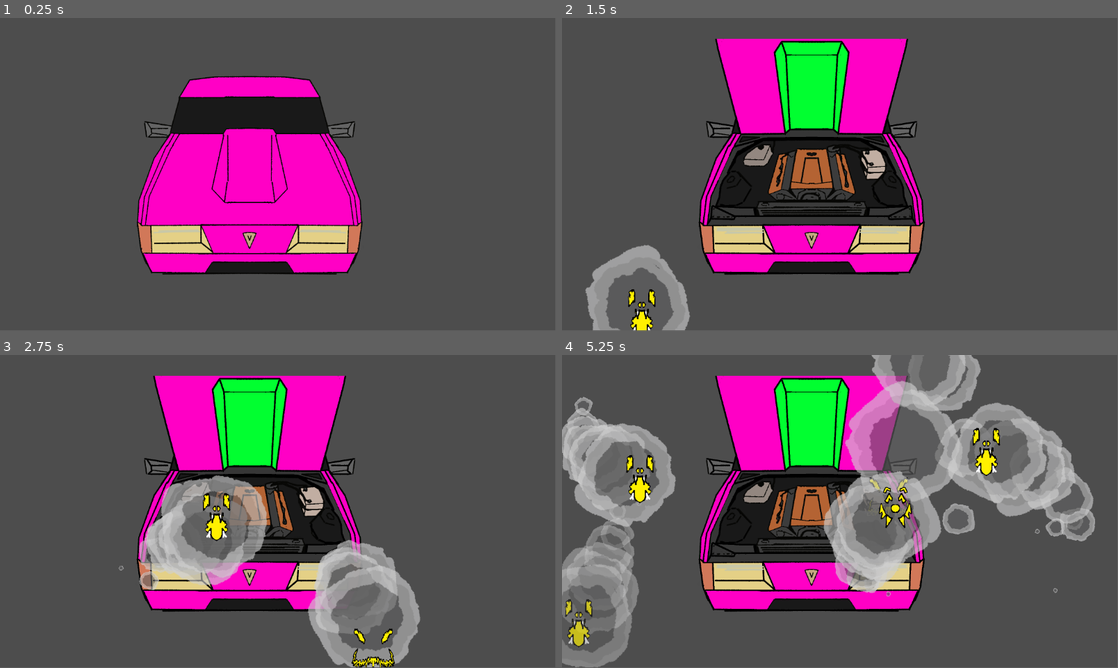
Above: before the commit, frames 1-4 (two rows, left to right).
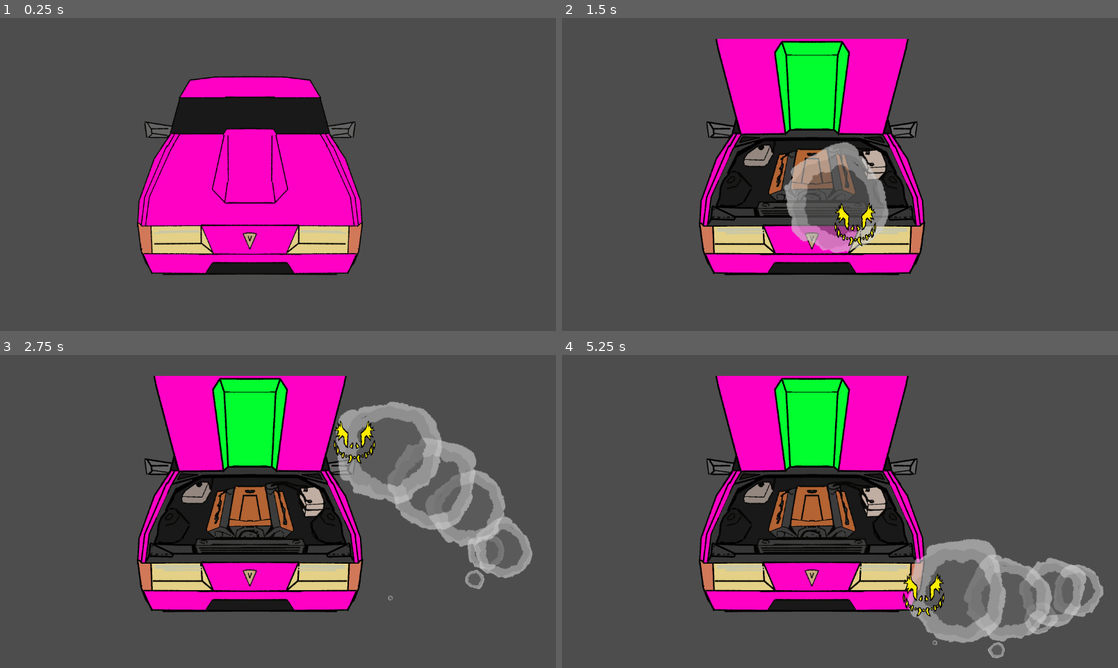
Above: after the commit, the same moments.

Repository: wildp4nts/gamemacgameface
Game: Godot game, scene res://game_scene.tscn
The game is run twice, just before and just after one commit, with the same random seed, the same clock (stepped at 60 frames per second) and the same inputs.
Inputs (mouse positions are in pixels of both pictures, inside the frame that each line leads up to):
- Up to frame 1 (0.25 s): no input
- Up to frame 2 (1.5 s): tap Enter at 0.5 s; move the mouse to (812, 180) at 0.52 s; click (812, 180) at 0.6 s; tap Space at 1.25 s; move the mouse to (812, 161) at 1.27 s; click (812, 161) at 1.35 s
- Up to frame 3 (2.75 s): click (250, 498) at 2.1 s
- Up to frame 4 (5.25 s): click (812, 498) at 2.85 s; click (812, 498) at 3.6 s; click (812, 498) at 4.35 s; move the mouse to (595, 586) at 5.02 s; click (595, 586) at 5.1 s
In our replay, the window is 799x449 before the commit and 800x450 after it. These sizes can differ from the game's own. Grey fills any space a smaller window leaves; there, only what the larger window draws over its background counts as a difference.

The runs differ from the first frame. In frame 1, 2.3% of the frame differs, in the area x 24-66%, y 18-83%; in frame 2, 9.2%; in frame 3, 20%; in frame 4, 34%, in the area x 0-98%, y 0-100%.

Commit message:
engine bay

Diff:
--- /dev/null
+++ b/classes/Car/engine_bay.tscn
@@ -0,0 +1,31 @@
+[gd_scene load_steps=8 format=3 uid="uid://dhwdo8wn1d4jx"]
+
+[ext_resource type="Texture2D" uid="uid://tdp6gx8m5ri5" path="res://assets/CAR/ENGINEBAY/BAY.png" id="1_dje1w"]
+[ext_resource type="Texture2D" uid="uid://oirrgvpwfrrd" path="res://assets/CAR/ENGINEBAY/BAYFRONT.png" id="2_ogig3"]
+[ext_resource type="PackedScene" uid="uid://fgge3d5dmw8x" path="res://classes/Car/engine_bay/fusebox.tscn" id="2_pyp8o"]
+[ext_resource type="PackedScene" uid="uid://bhgawi6hitohc" path="res://classes/Car/engine_bay/battery.tscn" id="3_nw4y2"]
+[ext_resource type="PackedScene" uid="uid://c6eqoqwbjs5f4" path="res://classes/Car/engine_bay/engine.tscn" id="4_iwcl1"]
+[ext_resource type="PackedScene" uid="uid://c4ri82rg5jd77" path="res://classes/Car/engine_bay/radiator.tscn" id="5_n321p"]
+[ext_resource type="PackedScene" uid="uid://phnj1vgcko4p" path="res://classes/Car/engine_bay/watertank.tscn" id="6_wg2m0"]
+
+[node name="Engine Bay" type="Node2D"]
+
+[node name="bay" type="Sprite2D" parent="."]
+texture = ExtResource("1_dje1w")
+centered = false
+
+[node name="Battery" parent="." instance=ExtResource("3_nw4y2")]
+offset_right = 1024.0
+offset_bottom = 1024.0
+
+[node name="Fusebox" parent="." instance=ExtResource("2_pyp8o")]
+
+[node name="Engine" parent="." instance=ExtResource("4_iwcl1")]
+
+[node name="Radiator" parent="." instance=ExtResource("5_n321p")]
+
+[node name="Watertank" parent="." instance=ExtResource("6_wg2m0")]
+
+[node name="bay_front" type="Sprite2D" parent="."]
+texture = ExtResource("2_ogig3")
+centered = false
--- /dev/null
+++ b/classes/Car/engine_bay/battery.tscn
@@ -0,0 +1,30 @@
+[gd_scene load_steps=7 format=3 uid="uid://bhgawi6hitohc"]
+
+[ext_resource type="Texture2D" uid="uid://cyesrauhhrrqn" path="res://assets/CAR/ENGINEBAY/BATTERY/MAIN.png" id="1_ndtlm"]
+[ext_resource type="Script" path="res://classes/Car/engine_bay/normal_to_bitmap.gd" id="2_ovvnw"]
+[ext_resource type="Texture2D" uid="uid://c55ac1hkkel5h" path="res://assets/CAR/ENGINEBAY/BATTERY/WIRES.png" id="3_8d01t"]
+[ext_resource type="Texture2D" uid="uid://cnsy0smq86kmi" path="res://assets/CAR/ENGINEBAY/BATTERY/BRACKET.png" id="3_iile3"]
+[ext_resource type="Texture2D" uid="uid://o6ywhcruouvy" path="res://assets/CAR/ENGINEBAY/BATTERY/STICKER.png" id="4_cb15t"]
+
+[sub_resource type="BitMap" id="BitMap_yyn1y"]
+
+[node name="Battery" type="TextureButton"]
+texture_normal = ExtResource("1_ndtlm")
+texture_click_mask = SubResource("BitMap_yyn1y")
+script = ExtResource("2_ovvnw")
+node_name = "wires"
+
+[node name="wires" type="Sprite2D" parent="."]
+visible = false
+texture = ExtResource("3_8d01t")
+centered = false
+
+[node name="bracket" type="Sprite2D" parent="."]
+texture = ExtResource("3_iile3")
+centered = false
+
+[node name="sticker" type="Sprite2D" parent="."]
+texture = ExtResource("4_cb15t")
+centered = false
+
+[connection signal="pressed" from="." to="." method="_on_pressed"]
--- /dev/null
+++ b/classes/Car/engine_bay/engine.tscn
@@ -0,0 +1,25 @@
+[gd_scene load_steps=6 format=3 uid="uid://c6eqoqwbjs5f4"]
+
+[ext_resource type="Texture2D" uid="uid://cpn2h42ele3qu" path="res://assets/CAR/ENGINEBAY/ENGINE1/BASE.png" id="1_ilj1f"]
+[ext_resource type="Script" path="res://classes/Car/engine_bay/normal_to_bitmap.gd" id="2_ah40j"]
+[ext_resource type="Texture2D" uid="uid://c5c5vtkx4pvie" path="res://assets/CAR/ENGINEBAY/ENGINE1/UPPER.png" id="3_j31s2"]
+[ext_resource type="Texture2D" uid="uid://cwbi1wxvu607f" path="res://assets/CAR/ENGINEBAY/ENGINE1/COVER1.png" id="4_iemoh"]
+
+[sub_resource type="BitMap" id="BitMap_gkld7"]
+
+[node name="Engine" type="TextureButton"]
+texture_normal = ExtResource("1_ilj1f")
+texture_click_mask = SubResource("BitMap_gkld7")
+script = ExtResource("2_ah40j")
+node_name = "cover"
+
+[node name="upper" type="Sprite2D" parent="."]
+texture = ExtResource("3_j31s2")
+centered = false
+
+[node name="cover" type="Sprite2D" parent="."]
+visible = false
+texture = ExtResource("4_iemoh")
+centered = false
+
+[connection signal="pressed" from="." to="." method="_on_pressed"]
--- /dev/null
+++ b/classes/Car/engine_bay/fusebox.tscn
@@ -0,0 +1,27 @@
+[gd_scene load_steps=6 format=3 uid="uid://fgge3d5dmw8x"]
+
+[ext_resource type="Texture2D" uid="uid://i0ujn4mwx7q2" path="res://assets/CAR/ENGINEBAY/FUSEBOX/FUSEBOX.png" id="1_58fu2"]
+[ext_resource type="Script" path="res://classes/Car/engine_bay/normal_to_bitmap.gd" id="2_gyjjb"]
+[ext_resource type="Texture2D" uid="uid://cha44771paffm" path="res://assets/CAR/ENGINEBAY/FUSEBOX/LID.png" id="3_emdn2"]
+[ext_resource type="Texture2D" uid="uid://4dgr4428gtlh" path="res://assets/CAR/ENGINEBAY/FUSEBOX/LIDSTICKER.png" id="4_pruml"]
+
+[sub_resource type="BitMap" id="BitMap_ee7vx"]
+
+[node name="Fusebox" type="TextureButton"]
+texture_normal = ExtResource("1_58fu2")
+texture_click_mask = SubResource("BitMap_ee7vx")
+script = ExtResource("2_gyjjb")
+node_name = "sticker_lid"
+
+[node name="sticker_lid" type="Node2D" parent="."]
+visible = false
+
+[node name="lid" type="Sprite2D" parent="sticker_lid"]
+texture = ExtResource("3_emdn2")
+centered = false
+
+[node name="lidsticker" type="Sprite2D" parent="sticker_lid"]
+texture = ExtResource("4_pruml")
+centered = false
+
+[connection signal="pressed" from="." to="." method="_on_pressed"]
--- /dev/null
+++ b/classes/Car/engine_bay/normal_to_bitmap.gd
@@ -0,0 +1,12 @@
+extends TextureButton
+
+@export var node_name : String
+
+func _ready():
+	texture_click_mask.create_from_image_alpha(texture_normal.get_image())
+
+
+
+func _on_pressed():
+	get_node(node_name).visible = true
+	disabled = true
--- /dev/null
+++ b/classes/Car/engine_bay/radiator.tscn
@@ -0,0 +1,20 @@
+[gd_scene load_steps=5 format=3 uid="uid://c4ri82rg5jd77"]
+
+[ext_resource type="Texture2D" uid="uid://dsn2mxr8axo3i" path="res://assets/CAR/ENGINEBAY/RADIATOR/MAIN.png" id="1_5kp25"]
+[ext_resource type="Script" path="res://classes/Car/engine_bay/normal_to_bitmap.gd" id="2_s02wy"]
+[ext_resource type="Texture2D" uid="uid://c2txvopx5efxd" path="res://assets/CAR/ENGINEBAY/RADIATOR/CAP.png" id="3_g458i"]
+
+[sub_resource type="BitMap" id="BitMap_tsegr"]
+
+[node name="Radiator" type="TextureButton"]
+texture_normal = ExtResource("1_5kp25")
+texture_click_mask = SubResource("BitMap_tsegr")
+script = ExtResource("2_s02wy")
+node_name = "cap"
+
+[node name="cap" type="Sprite2D" parent="."]
+visible = false
+texture = ExtResource("3_g458i")
+centered = false
+
+[connection signal="pressed" from="." to="." method="_on_pressed"]
--- /dev/null
+++ b/classes/Car/engine_bay/watertank.tscn
@@ -0,0 +1,20 @@
+[gd_scene load_steps=5 format=3 uid="uid://phnj1vgcko4p"]
+
+[ext_resource type="Texture2D" uid="uid://c84hr2qmmifl2" path="res://assets/CAR/ENGINEBAY/WATERTANK/WATERTANK.png" id="1_io7qh"]
+[ext_resource type="Script" path="res://classes/Car/engine_bay/normal_to_bitmap.gd" id="2_gmyrv"]
+[ext_resource type="Texture2D" uid="uid://c6drhtr3vkvmv" path="res://assets/CAR/ENGINEBAY/WATERTANK/CAP.png" id="3_cip3d"]
+
+[sub_resource type="BitMap" id="BitMap_uj843"]
+
+[node name="Watertank" type="TextureButton"]
+texture_normal = ExtResource("1_io7qh")
+texture_click_mask = SubResource("BitMap_uj843")
+script = ExtResource("2_gmyrv")
+node_name = "cap"
+
+[node name="cap" type="Sprite2D" parent="."]
+visible = false
+texture = ExtResource("3_cip3d")
+centered = false
+
+[connection signal="pressed" from="." to="." method="_on_pressed"]
--- a/classes/CarPart.gd
+++ b/classes/CarPart.gd
@@ -3,6 +3,8 @@
 extends Sprite2D
 
 signal clicked_on
+
+var already_clicked_on : bool = false
 
 var mouse_in : bool = false
 
@@ -15,7 +17,8 @@
 # Called every frame. 'delta' is the elapsed time since the previous frame.
 func _process(_delta):
 	if Input.is_action_just_pressed("mouse_click") and mouse_in:
-		clicked_on.emit()
+		clicked_on.emit(already_clicked_on)
+		already_clicked_on = true
 
 
 func _on_static_body_2d_mouse_entered():
--- a/classes/car.gd
+++ b/classes/car_old.gd
@@ -19,7 +19,7 @@
 	var car_parts : Array[Node] = get_tree().get_nodes_in_group("car_part")
 	enemies_to_spawn = randi_range(min_enemies_count, car_parts.size())
 	enemies_to_defeat = enemies_to_spawn
-	print(enemies_to_defeat)
+	print("enemies:" + str(enemies_to_defeat))
 	for car_part in car_parts:
 		car_part.clicked_on.connect(_on_clicked_on_part)
 
@@ -45,8 +45,8 @@
 	mouse_in = false
 
 
-func _on_clicked_on_part():
-	if (enemies_to_spawn <= 0):
+func _on_clicked_on_part(already_clicked_on : bool):
+	if (enemies_to_spawn <= 0 || already_clicked_on):
 		return
 
 	var instance : Node = enemies[randi_range(0,enemies.size() - 1)].instantiate()
--- a/classes/car.tscn
+++ b/classes/car_old.tscn
@@ -1,6 +1,6 @@
 [gd_scene load_steps=10 format=3 uid="uid://coa0k7irphlrs"]
 
-[ext_resource type="Script" path="res://classes/car.gd" id="1_un06v"]
+[ext_resource type="Script" path="res://classes/car_old.gd" id="1_un06v"]
 [ext_resource type="Texture2D" uid="uid://tikuuohetxd0" path="res://assets/CAR_PLACEHOLDER_CLOSED.png" id="2_34u38"]
 [ext_resource type="PackedScene" uid="uid://di11arkaki8vf" path="res://classes/car_part.tscn" id="2_uc5g2"]
 [ext_resource type="Texture2D" uid="uid://crpo5wh3mq7jc" path="res://assets/BATTERY.png" id="2_xsl4b"]
--- a/classes/ghost.gd
+++ b/classes/ghost.gd
@@ -19,26 +19,17 @@
 
 func _ready():
 	timer = get_node("Timer")
-	timer.set_paused(true);
+	timer.set_paused(true)
 	get_node("Sprite2D").texture = load("res://assets/GOSE/Ghost" + str(randi_range(1,4)) + ".png")
-	#random spawn position
-	position = Vector2(randi_range((-1)*get_window().size.x+1,get_window().size.x-1), randi_range((-1)*get_window().size.y+1,get_window().size.y-1))
+	#random spawn position TODO
+	position = Vector2(randi_range((-1)*get_viewport().size.x+1,get_viewport().size.x-1), randi_range((-1)*get_viewport().size.y+1,get_viewport().size.y-1))
 
-func _process(_delta):
+func _process(delta):
 	if !timer.is_stopped():
 		modulate = Color(1,1,1,timer.time_left/timer.wait_time)
 
-	x_speed += randf_range(-x_threshold,x_threshold)
-	y_speed += randf_range(-y_threshold,y_threshold)
-
-	var position_x = self.position.x + get_node("Sprite2D").texture.get_width()
-
-	#TODO: fix odrazeni
-	if(self.position.x > get_window().size.x || self.position.x < (-1)*get_window().size.x):
-		x_speed *= -1
-
-	if(self.position.y > get_window().size.y || self.position.y < (-1)*get_window().size.y):
-		y_speed *= -1
+	x_speed += randf_range(-x_threshold,x_threshold)*delta
+	y_speed += randf_range(-y_threshold,y_threshold)*delta
 
 	self.position += Vector2(x_speed,y_speed)
 
--- a/classes/ghost.tscn
+++ b/classes/ghost.tscn
@@ -34,14 +34,14 @@
 [sub_resource type="CircleShape2D" id="CircleShape2D_4mkfb"]
 radius = 140.228
 
-[node name="CharacterBody2D" type="CharacterBody2D" groups=["enemy"]]
+[node name="ghost" type="CharacterBody2D" groups=["enemy"]]
 position = Vector2(645, 299)
 input_pickable = true
 script = ExtResource("1_exl8r")
-x_speed = 4.0
-y_speed = 4.0
-x_threshold = 2.0
-y_threshold = 2.0
+x_speed = 15.0
+y_speed = 15.0
+x_threshold = 100.0
+y_threshold = 100.0
 
 [node name="GPUParticles2D" type="GPUParticles2D" parent="."]
 process_material = SubResource("ParticleProcessMaterial_vkwrt")
--- /dev/null
+++ b/game_scene.gd
@@ -0,0 +1,17 @@
+extends Node2D
+
+func _ready():
+	get_node("left").body_entered.connect(_on_x_body_entered)
+	get_node("right").body_entered.connect(_on_x_body_entered)
+	get_node("up").body_entered.connect(_on_y_body_entered)
+	get_node("down").body_entered.connect(_on_y_body_entered)
+
+
+
+func _on_x_body_entered(body):
+	if (body is ghost):
+		body.x_speed *= -1
+
+func _on_y_body_entered(body):
+	if (body is ghost):
+		body.y_speed *= -1
--- a/game_scene.tscn
+++ b/game_scene.tscn
@@ -1,9 +1,41 @@
-[gd_scene load_steps=2 format=3 uid="uid://cdge3xegix4gd"]
+[gd_scene load_steps=5 format=3 uid="uid://cdge3xegix4gd"]
 
-[ext_resource type="PackedScene" uid="uid://coa0k7irphlrs" path="res://classes/car.tscn" id="1_xteds"]
+[ext_resource type="Script" path="res://game_scene.gd" id="1_nrm5f"]
+[ext_resource type="PackedScene" uid="uid://coa0k7irphlrs" path="res://classes/car_old.tscn" id="1_xteds"]
+
+[sub_resource type="RectangleShape2D" id="RectangleShape2D_so5xd"]
+size = Vector2(48, 1322)
+
+[sub_resource type="RectangleShape2D" id="RectangleShape2D_q4e5c"]
+size = Vector2(2336, 20)
 
 [node name="Node2D" type="Node2D"]
 scale = Vector2(0.5, 0.5)
+script = ExtResource("1_nrm5f")
 
 [node name="Car" parent="." instance=ExtResource("1_xteds")]
 position = Vector2(1036, 598)
+
+[node name="left" type="Area2D" parent="."]
+
+[node name="CollisionShape2D" type="CollisionShape2D" parent="left"]
+position = Vector2(14, 651)
+shape = SubResource("RectangleShape2D_so5xd")
+
+[node name="right" type="Area2D" parent="."]
+
+[node name="CollisionShape2D" type="CollisionShape2D" parent="right"]
+position = Vector2(2296, 654)
+shape = SubResource("RectangleShape2D_so5xd")
+
+[node name="up" type="Area2D" parent="."]
+
+[node name="CollisionShape2D" type="CollisionShape2D" parent="up"]
+position = Vector2(1158, 0)
+shape = SubResource("RectangleShape2D_q4e5c")
+
+[node name="down" type="Area2D" parent="."]
+
+[node name="CollisionShape2D2" type="CollisionShape2D" parent="down"]
+position = Vector2(1158, 1298)
+shape = SubResource("RectangleShape2D_q4e5c")
--- a/project.godot
+++ b/project.godot
@@ -15,6 +15,10 @@
 config/features=PackedStringArray("4.2", "GL Compatibility")
 config/icon="res://icon.svg"
 
+[display]
+
+window/stretch/mode="viewport"
+
 [input]
 
 mouse_click={
